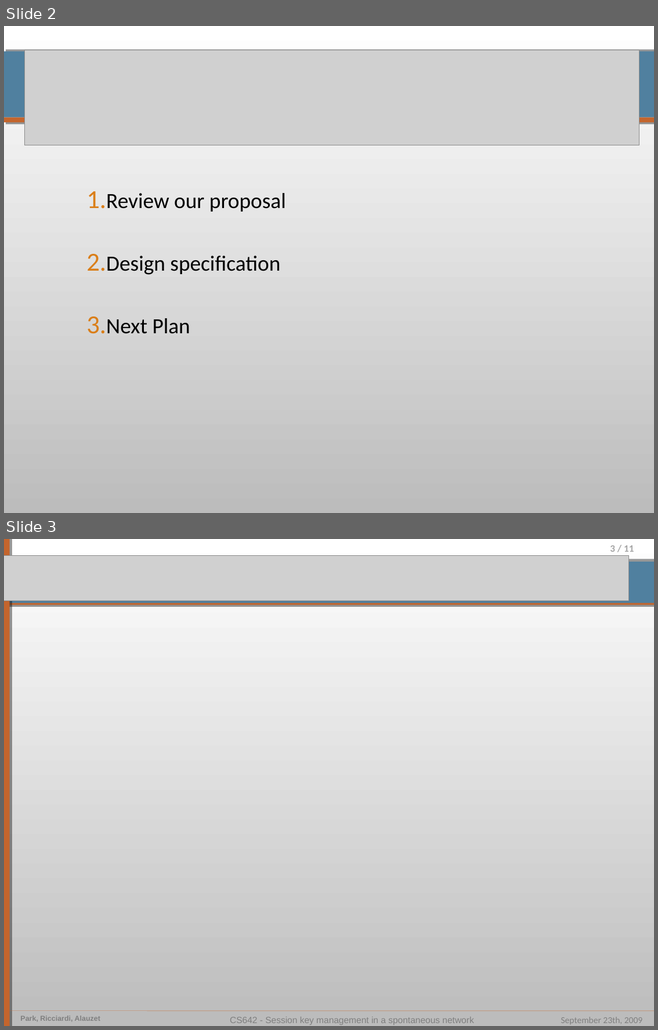
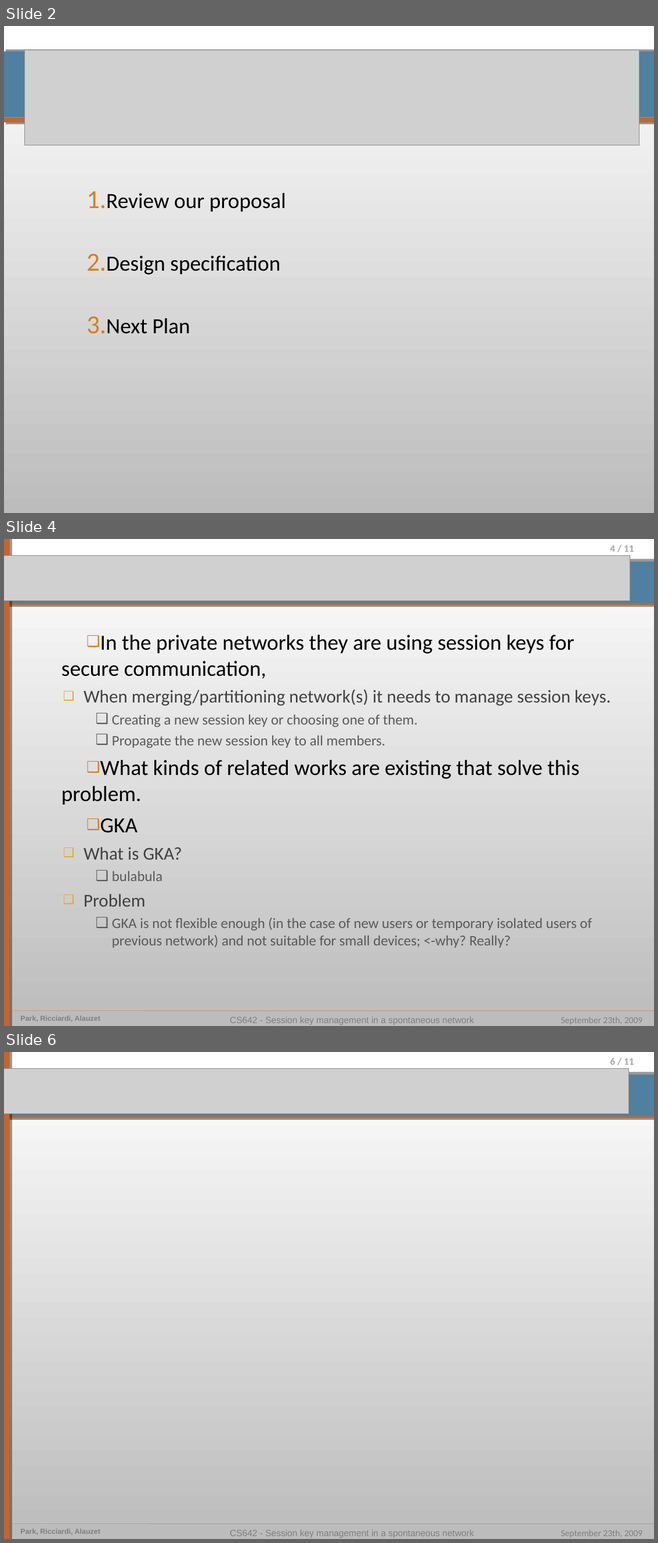
Before and after one commit to pierrealauzet/skemasnet, a slide deck: 2_design/CS462_Skemasnet_design_v2.ppt. Shown one above the other, each under a label of ours: slides 2 and 3 before the commit, slides 2, 4 and 6 after it; the slides between them are not shown. The pictures are 658x1030 and 658x1543 pixels, drawn with LibreOffice and Linux fonts; fonts in the diff are those of the drawing; grey boxes stand for pictures. Boxes give left, top, right and bottom in pixels: in the first picture for what was removed or moved away, otherwise in the second. Text is boxed around its words. In the diff, an @@ line names an element or a change of style, - is before the commit and + after.

```diff
--- a/2_design/CS462_Skemasnet_design_v2.ppt
+++ b/2_design/CS462_Skemasnet_design_v2.ppt
@@ slide 4 added at [4,539,654,1026], background gradient #BCBCBC to #FFFFFF; not listed: 9 template elements that a slide beside it also shows @@
@@ picture added at [4,555,630,600] @@
@@ text added at [61,635,610,948], 16 pt, text #595959 @@
+❑ In the private networks they are using session keys for secure communication,
+  ❑ When merging/partitioning network(s) it needs to manage session keys.
+    ❑ Creating a new session key or choosing one of them.
+    ❑ Propagate the new session key to all members.
+❑ What kinds of related works are existing that solve this problem.
+❑ GKA
+  ❑ What is GKA?
+    ❑ bulabula
+  ❑ Problem
+    ❑ GKA is not flexible enough (in the case of new users or temporary isolated users of previous network) and not suitable for small devices; <-why? Really?
@@ what was slide 3 is now slide 6 @@
@@ page number at [610,1058,633,1065]: text changed @@
-3 / 11
+6 / 11
```
Also in this commit, not shown: 1 slide changed, 3 other slides added, 1 slide removed.
